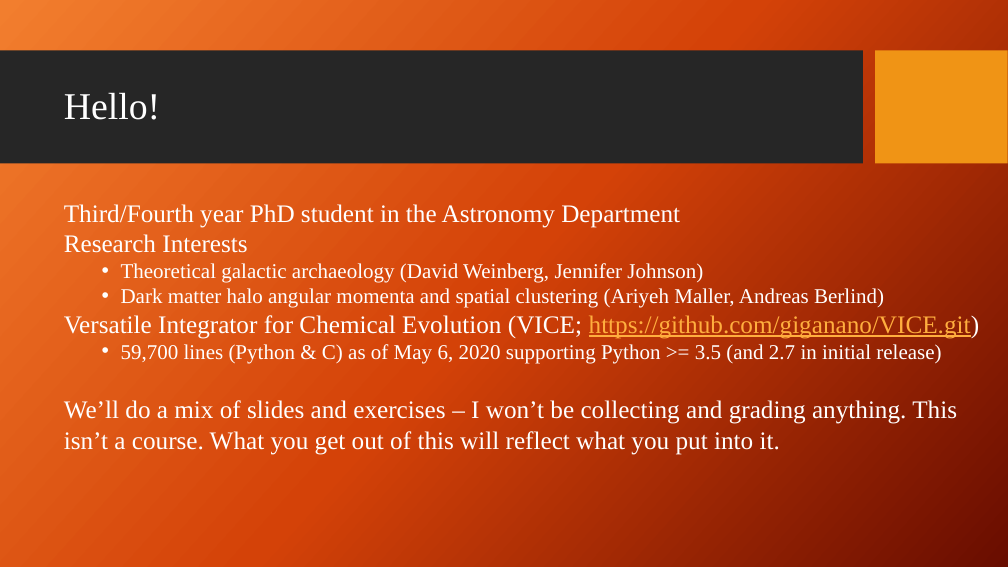
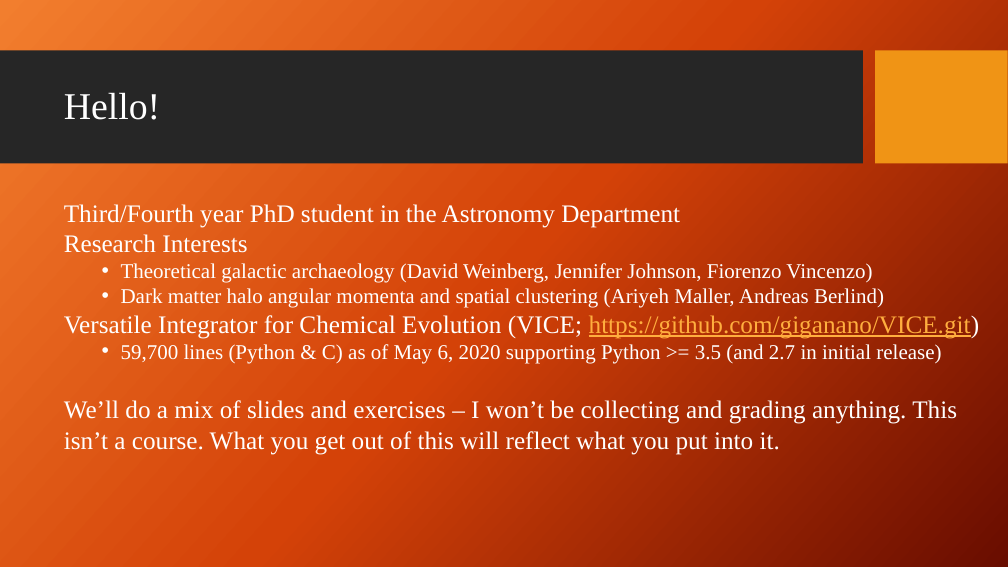
Before and after one commit to giganano/PythonBootcamp, a slide deck: slide 2 of slides/intro.pptx. Drawn at 1008x567 pixels with LibreOffice and Linux fonts; fonts in the diff are those of the drawing; background and template pictures are left out. Boxes give left, top, right and bottom in pixels: in the first picture for what was removed or moved away, otherwise in the second. Text is boxed around its words. In the diff, an @@ line names an element or a change of style, - is before the commit and + after.

```diff
--- a/slides/intro.pptx
+++ b/slides/intro.pptx
@@ text at (x1=121, y1=263, x2=872, y2=283): text changed @@
-  • Theoretical galactic archaeology (David Weinberg, Jennifer Johnson)
+  • Theoretical galactic archaeology (David Weinberg, Jennifer Johnson, Fiorenzo Vincenzo)
```
Also in this commit, not shown: 1 other slide changed, 1 slide added, 5 other files.
